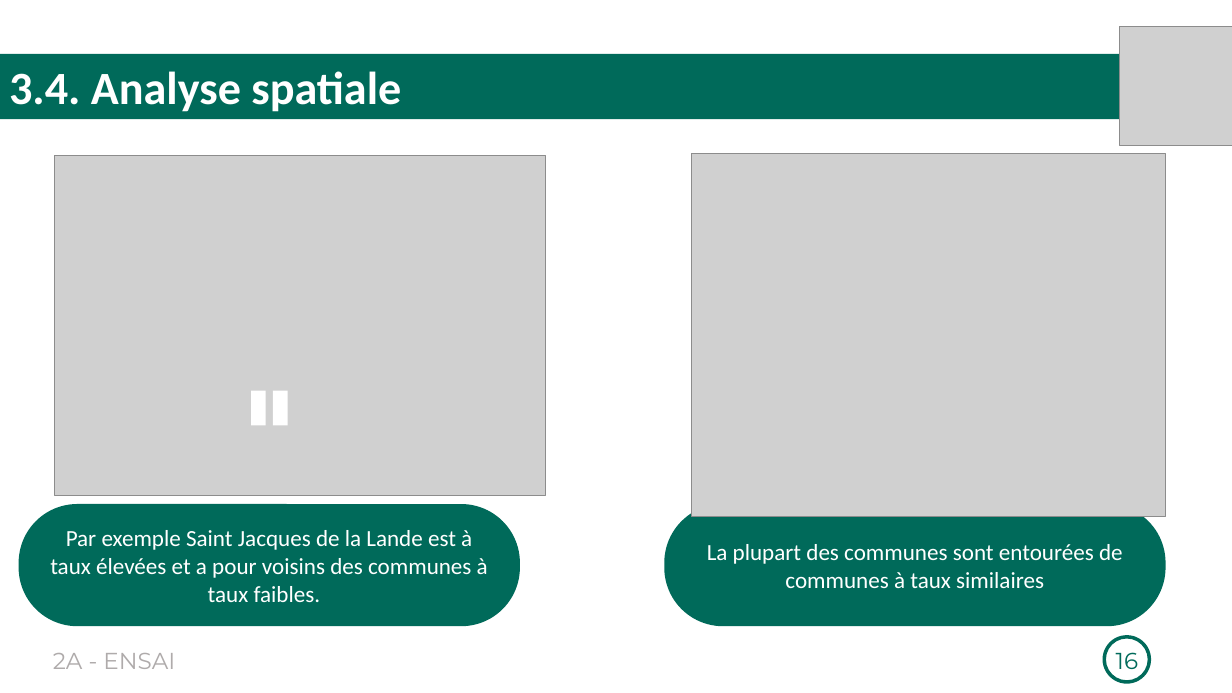
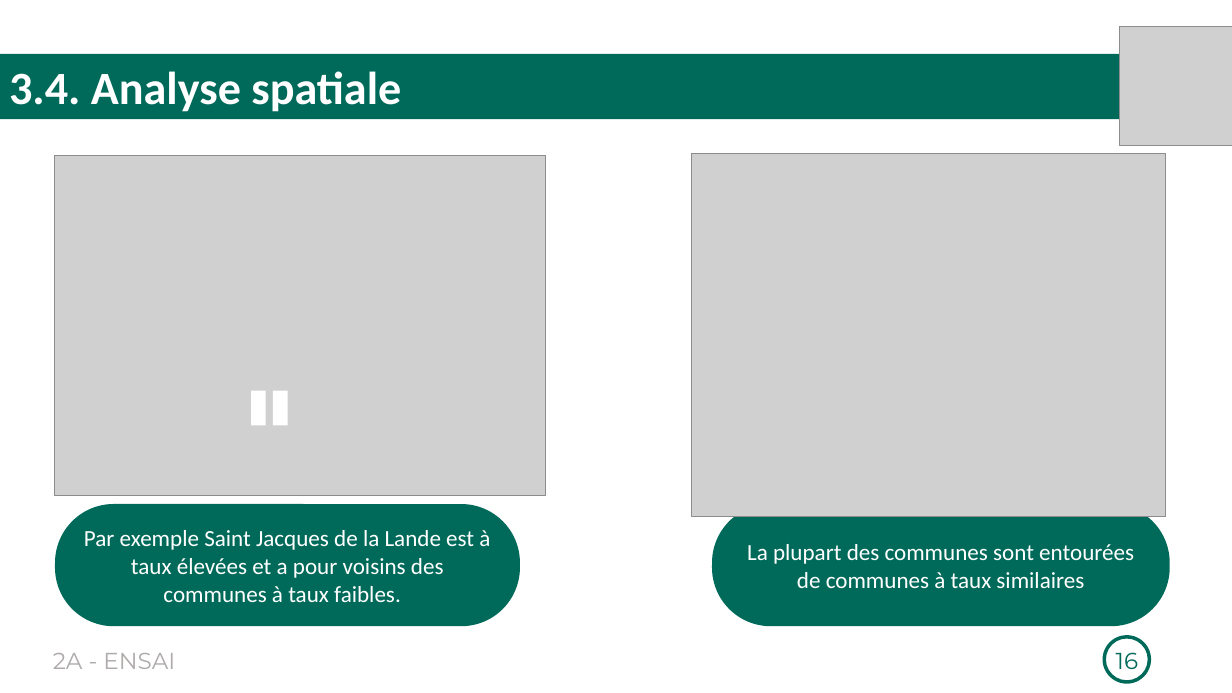
Before and after one commit to Richard-GOZAN/Projet-Stat-2A-Ensai, a slide deck: slide 16 of Présentation/Soutenance_Groupe25.pptx. Drawn at 1232x693 pixels with LibreOffice and Linux fonts; fonts in the diff are those of the drawing; grey boxes stand for pictures. Boxes give left, top, right and bottom in pixels: in the first picture for what was removed or moved away, otherwise in the second. Text is boxed around its words. In the diff, an @@ line names an element or a change of style, - is before the commit and + after.

```diff
--- a/Présentation/Soutenance_Groupe25.pptx
+++ b/Présentation/Soutenance_Groupe25.pptx
@@ rounded rectangle "Par exemple Saint Jacques de ...": place and size @@
-rounded rectangle "Par exemple Saint Jacques de ..." at [18,504,520,626]
+rounded rectangle "Par exemple Saint Jacques de ..." at [55,504,520,626]
@@ rounded rectangle "La plupart des communes sont ...": place and size @@
-rounded rectangle "La plupart des communes sont ..." at [665,504,1166,626]
+rounded rectangle "La plupart des communes sont ..." at [713,504,1170,626]
```
Also in this commit, not shown: 5 other slides changed, 1 other file.
